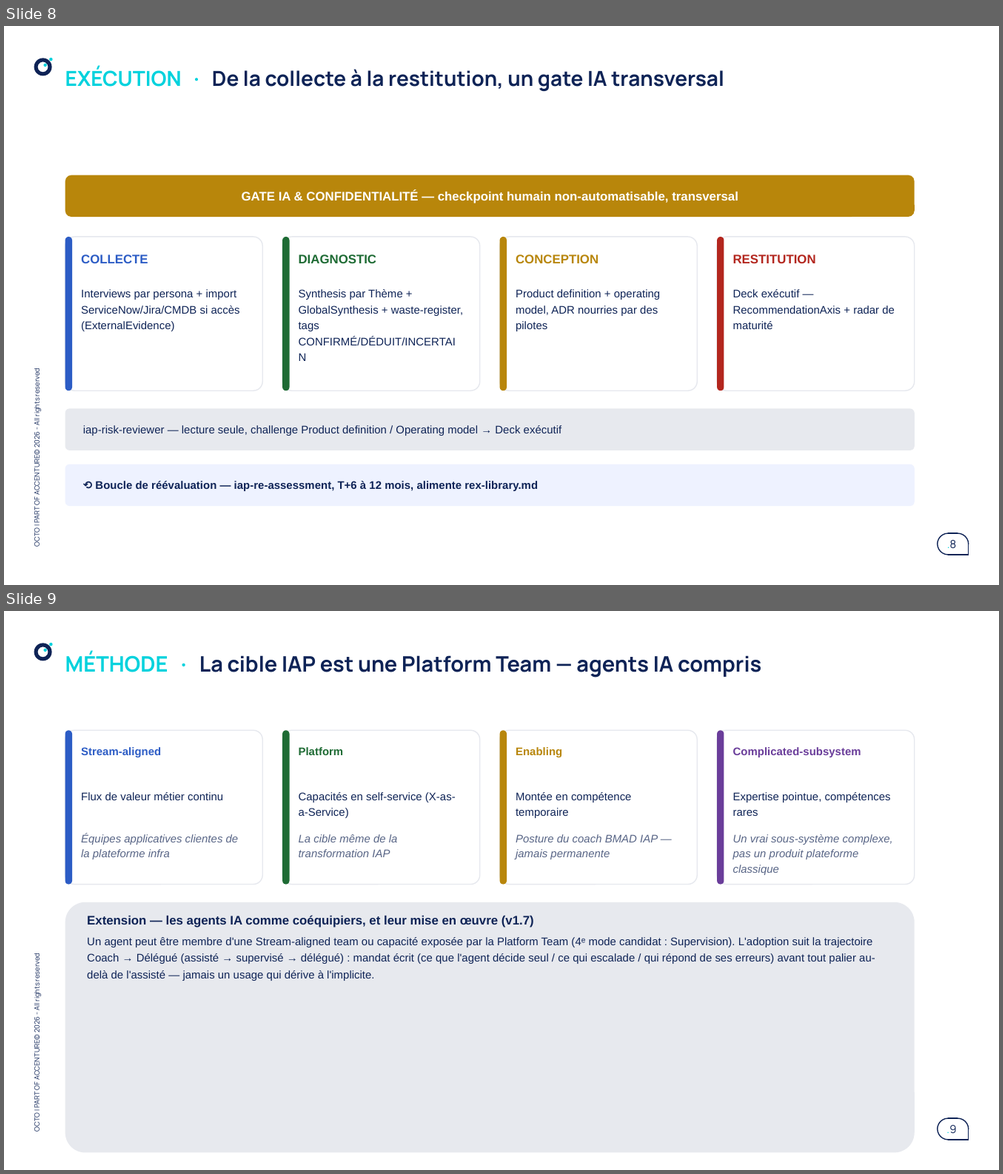
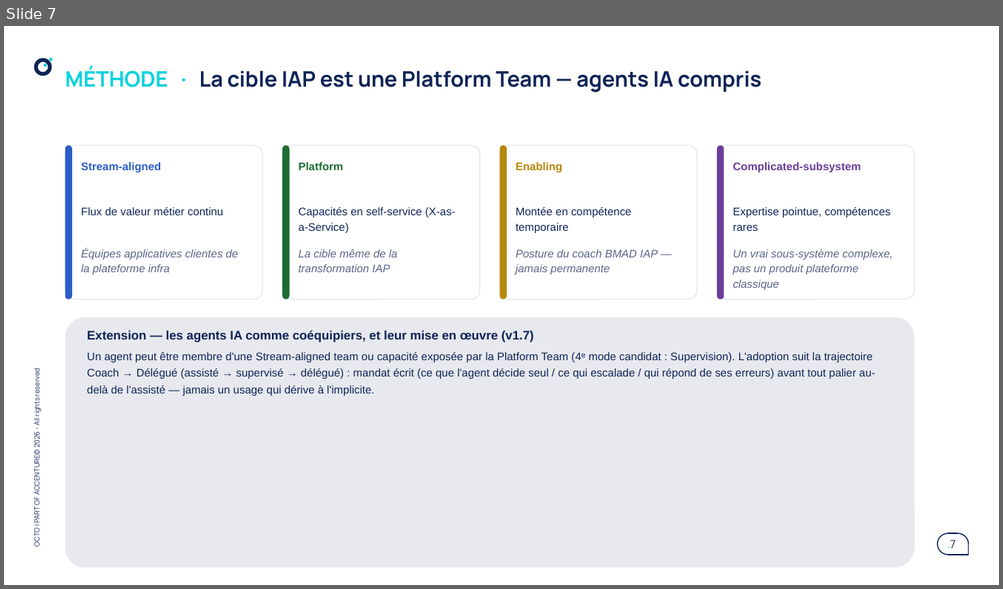
Before and after one commit to claudecamus-dot/Vscode3, a slide deck: docs/cadrage-ppt/bmad-iap-cadrage-synthese.pptx. Shown one above the other, each under a label of ours: slides 8 and 9 before the commit, slide 7 after it. The pictures are 1003x1174 and 1003x589 pixels, drawn with LibreOffice and Linux fonts; fonts in the diff are those of the drawing. Boxes give left, top, right and bottom in pixels: in the first picture for what was removed or moved away, otherwise in the second. Text is boxed around its words. In the diff, an @@ line names an element or a change of style, - is before the commit and + after.

```diff
--- a/docs/cadrage-ppt/bmad-iap-cadrage-synthese.pptx
+++ b/docs/cadrage-ppt/bmad-iap-cadrage-synthese.pptx
@@ slide 8 removed at box(4, 26, 999, 585), background #FFFFFF; not listed: 11 template elements that a slide beside it also shows @@
@@ title removed at box(65, 66, 724, 91) @@
-EXÉCUTION · De la collecte à la restitution, un gate IA transversal
@@ rounded rectangle removed at box(65, 175, 914, 217) @@
@@ text removed at box(242, 190, 738, 204) @@
-GATE IA & CONFIDENTIALITÉ — checkpoint humain non-automatisable, transversal
@@ rounded rectangle removed at box(65, 237, 262, 391) @@
@@ rounded rectangle removed at box(65, 237, 71, 391) @@
@@ rounded rectangle removed at box(282, 237, 479, 391) @@
@@ rounded rectangle removed at box(282, 237, 290, 391) @@
@@ rounded rectangle removed at box(499, 237, 696, 391) @@
@@ rounded rectangle removed at box(499, 237, 506, 391) @@
@@ rounded rectangle removed at box(717, 237, 914, 391) @@
@@ rounded rectangle removed at box(717, 237, 724, 391) @@
@@ text removed at box(81, 255, 148, 264) @@
-COLLECTE
@@ text removed at box(299, 255, 376, 264) @@
-DIAGNOSTIC
@@ text removed at box(515, 255, 598, 264) @@
-CONCEPTION
@@ text removed at box(733, 255, 816, 264) @@
-RESTITUTION
@@ text removed at box(81, 289, 240, 332) @@
-Interviews par persona + import ServiceNow/Jira/CMDB si accès (ExternalEvidence)
@@ text removed at box(299, 289, 463, 346) @@
-Synthesis par Thème + GlobalSynthesis + waste-register, tags CONFIRMÉ/DÉDUIT/INCERTAIN
@@ text removed at box(515, 289, 660, 332) @@
-Product definition + operating model, ADR nourries par des pilotes
@@ text removed at box(733, 289, 894, 329) @@
-Deck exécutif — RecommendationAxis + radar de maturité
@@ rounded rectangle removed at box(65, 409, 914, 451) @@
@@ text removed at box(83, 426, 562, 436) @@
-iap-risk-reviewer — lecture seule, challenge Product definition / Operating model → Deck exécutif
@@ rounded rectangle removed at box(65, 465, 914, 506) @@
@@ text removed at box(95, 481, 538, 491) @@
-⟲ Boucle de réévaluation — iap-re-assessment, T+6 à 12 mois, alimente rex-library.md
@@ what was slide 9 is now slide 7 @@
@@ page number at box(947, 540, 955, 548): text changed @@
-.9
+.7
```
Also in this commit, not shown: 1 slide changed, 1 slide added, 4 other slides removed, 3 other files.
